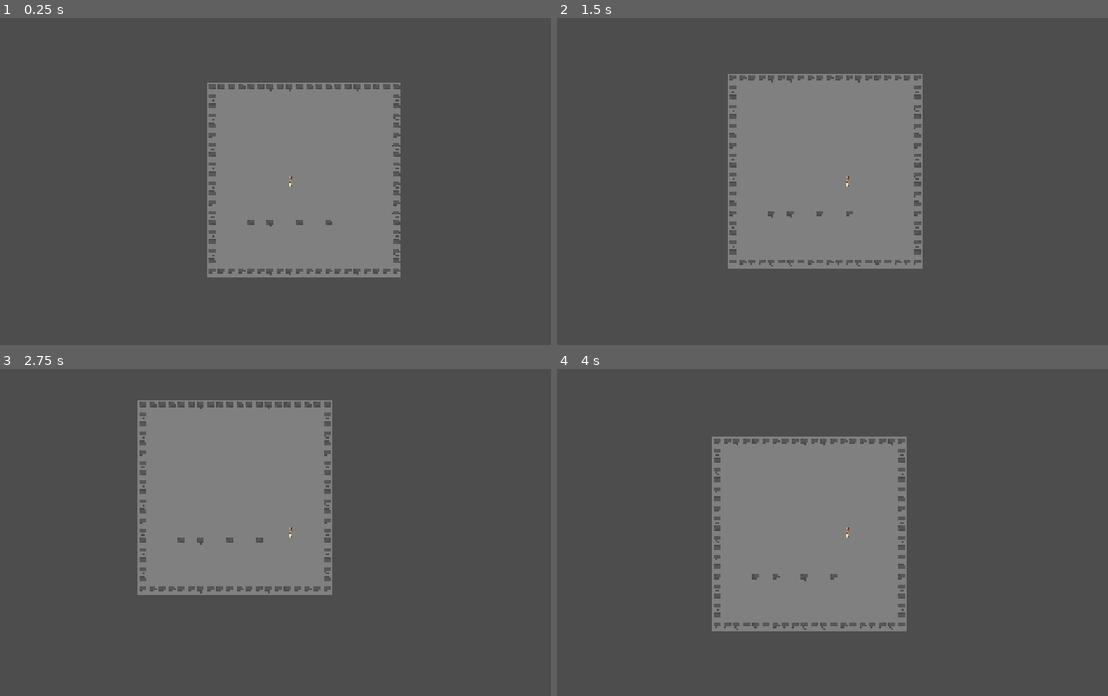
Above: before the commit, frames 1-4 (two rows, left to right).
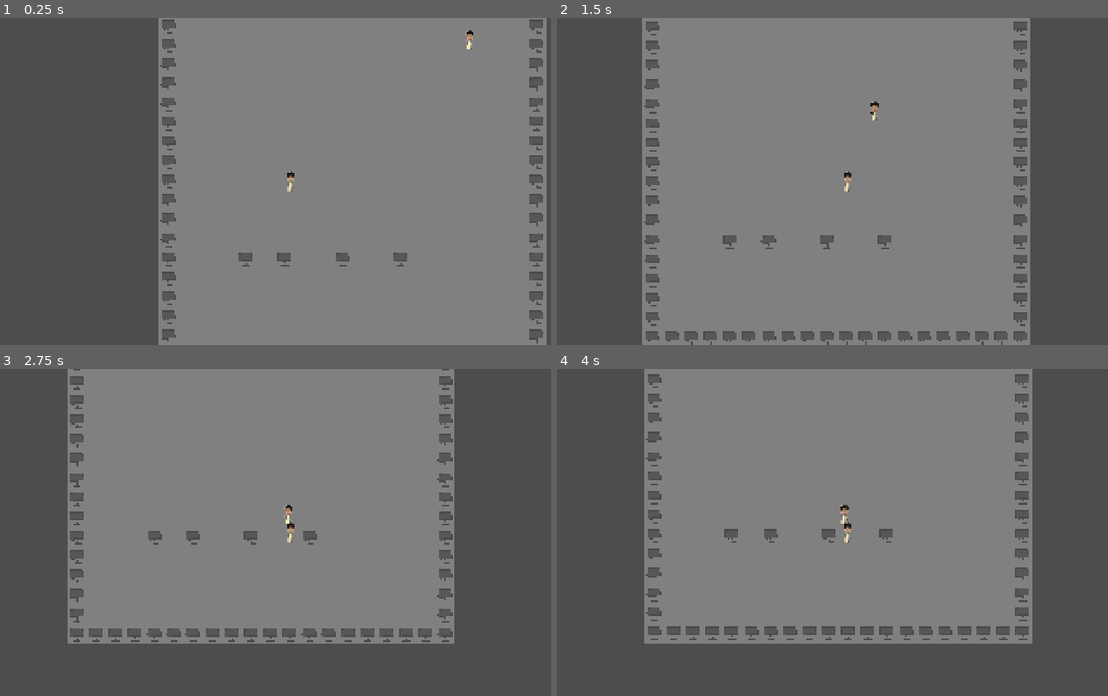
Above: after the commit, the same moments.

Repository: yanli-nyan/sys_battle
Game: Godot game, scene res://scenes/maps/test.tscn
The game is run twice, just before and just after one commit, with the same random seed, the same clock (stepped at 60 frames per second) and the same inputs. Before the commit the project starts from res://map/test.tscn.
Inputs:
- Up to frame 1 (0.25 s): no input
- Up to frame 2 (1.5 s): hold D (move_right) 0.53-1.28 s; hold S (move_down) from 1.28 s (still down)
- Up to frame 3 (2.75 s): release S (move_down) at 2.03 s; hold D (move_right) from 2.03 s (still down)
- Up to frame 4 (4 s): release D (move_right) at 2.78 s; hold W (move_up) 2.78-3.53 s; hold A (move_left) from 3.53 s (still down)

The runs differ from the first frame. In frame 1, 49% of the frame differs, in the area x 28-100%, y 0-100%; in frame 2, 47%; in frame 3, 36%; in frame 4, 37%.

Commit message:
feat:简单鹅企追逐

Diff:
--- a/project.godot
+++ b/project.godot
@@ -11,7 +11,7 @@
 [application]
 
 config/name="sys_battle"
-run/main_scene="res://map/test.tscn"
+run/main_scene="uid://mqoxnhmsf8li"
 config/features=PackedStringArray("4.7", "Mobile")
 config/icon="res://icon.svg"
 
@@ -49,6 +49,13 @@
 
 joypads/emulate_touch_from_mouse=true
 
+[layer_names]
+
+2d_physics/layer_1="World"
+2d_physics/layer_2="Entity_Body"
+2d_physics/layer_3="Hurtbox"
+2d_physics/layer_4="Hitbox"
+
 [physics]
 
 3d/physics_engine="Jolt Physics"
--- /dev/null
+++ b/scenes/characters/ai_controller.gd
@@ -0,0 +1,21 @@
+extends Node2D
+
+@onready var character: CharacterBody2D = get_parent().get_parent()
+var target: CharacterBody2D = null
+
+func _ready() -> void:
+	# 暂时简单粗暴地抓取场景树里的玩家（后续再优化为组检测或动态索敌）
+	target = get_tree().get_first_node_in_group("player")
+
+func _process(_delta: float) -> void:
+	if not character or not is_instance_valid(target):
+		return
+
+	var dist = character.global_position.distance_to(target.global_position)
+
+	# 距离大于 30 像素时向玩家移动，靠近后停下准备攻击
+	if dist > 30.0:
+		var dir = (target.global_position - character.global_position).normalized()
+		character.move_direction = dir
+	else:
+		character.move_direction = Vector2.ZERO
--- a/scenes/characters/base_character.tscn
+++ b/scenes/characters/base_character.tscn
@@ -2,10 +2,15 @@
 
 [ext_resource type="Script" uid="uid://b8budujeuitni" path="res://scenes/characters/character.gd.gd" id="1_svwev"]
 [ext_resource type="Texture2D" uid="uid://be5bl85jgf2l2" path="res://resources/texture/characters/企鹅.png" id="1_ykald"]
-[ext_resource type="Script" uid="uid://cq3dq8fvh6g8p" path="res://scenes/characters/player_controller.gd" id="3_g1bqe"]
 
 [sub_resource type="CircleShape2D" id="CircleShape2D_bjqgx"]
 radius = 15.0
+
+[sub_resource type="CircleShape2D" id="CircleShape2D_8jovo"]
+radius = 15.0
+
+[sub_resource type="CircleShape2D" id="CircleShape2D_uqv50"]
+radius = 20.0
 
 [node name="Character" type="CharacterBody2D" unique_id=742734879]
 script = ExtResource("1_svwev")
@@ -20,7 +25,14 @@
 
 [node name="Brain" type="Node2D" parent="." unique_id=993937848]
 
-[node name="PlayerController" type="Node2D" parent="Brain" unique_id=1863503486]
-script = ExtResource("3_g1bqe")
+[node name="Hurtbox" type="Area2D" parent="." unique_id=539812867]
 
-[node name="Camera2D" type="Camera2D" parent="Brain/PlayerController" unique_id=1823127501]
+[node name="CollisionShape2D" type="CollisionShape2D" parent="Hurtbox" unique_id=208964891]
+shape = SubResource("CircleShape2D_8jovo")
+
+[node name="HitboxPivot" type="Node2D" parent="." unique_id=869762600]
+
+[node name="Hitbox" type="Area2D" parent="HitboxPivot" unique_id=1839034067]
+
+[node name="CollisionShape2D" type="CollisionShape2D" parent="HitboxPivot/Hitbox" unique_id=1168232479]
+shape = SubResource("CircleShape2D_uqv50")
--- /dev/null
+++ b/scenes/maps/ai_controller.gd
@@ -0,0 +1,21 @@
+extends Node2D
+
+@onready var character: CharacterBody2D = get_parent().get_parent()
+var target: CharacterBody2D = null
+
+func _ready() -> void:
+	# 暂时简单粗暴地抓取场景树里的玩家（后续再优化为组检测或动态索敌）
+	target = get_tree().get_first_node_in_group("player")
+
+func _process(_delta: float) -> void:
+	if not character or not is_instance_valid(target):
+		return
+
+	var dist = character.global_position.distance_to(target.global_position)
+
+	# 距离大于 30 像素时向玩家移动，靠近后停下准备攻击
+	if dist > 30.0:
+		var dir = (target.global_position - character.global_position).normalized()
+		character.move_direction = dir
+	else:
+		character.move_direction = Vector2.ZERO
--- /dev/null
+++ b/scenes/maps/player_controller.gd
@@ -0,0 +1,23 @@
+extends Node2D
+
+@onready var character: CharacterBody2D = get_parent().get_parent()
+
+# 虚拟摇杆等移动端 UI 注入的方向向量（无触控时保持 Vector2.ZERO）
+var touch_vector: Vector2 = Vector2.ZERO
+
+func _process(_delta: float) -> void:
+	if not character:
+		return
+
+	# 1. 读取 PC 端（键盘 / 物理手柄）输入
+	var keyboard_vector: Vector2 = Input.get_vector(
+		"move_left", "move_right", "move_up", "move_down"
+	)
+
+	# 2. 混合 PC 输入与移动端触控输入（谁有输入就以谁为主）
+	var final_vector: Vector2 = keyboard_vector
+	if touch_vector.length_squared() > 0.0:
+		final_vector = touch_vector
+
+	# 3. 注入给 Character 身体
+	character.move_direction = final_vector
--- a/map/test.tscn
+++ b/scenes/maps/test.tscn
@@ -2,6 +2,8 @@
 
 [ext_resource type="Texture2D" uid="uid://buykpculrnqud" path="res://resources/texture/environment/Ground.png" id="1_03h0k"]
 [ext_resource type="PackedScene" uid="uid://dsflvcbstfvo0" path="res://scenes/characters/base_character.tscn" id="2_ipji2"]
+[ext_resource type="Script" uid="uid://dk5i8tywiogax" path="res://scenes/maps/ai_controller.gd" id="3_0jfhv"]
+[ext_resource type="Script" uid="uid://dybnd74rebqda" path="res://scenes/maps/player_controller.gd" id="3_dlq7p"]
 
 [sub_resource type="TileSetAtlasSource" id="TileSetAtlasSource_4pyfg"]
 texture = ExtResource("1_03h0k")
@@ -167,5 +169,20 @@
 tile_map_data = PackedByteArray("AAAAAAAAAAAAAAQAAAAAAAEAAAAAAAQAAAAAAAIAAAAAAAQAAAAAAAMAAAAAAAQAAAAAAAQAAAAAAAQAAAAAAA …(1200 unchanged characters)…
 tile_set = SubResource("TileSet_8jovo")
 
-[node name="Character" parent="." unique_id=742734879 instance=ExtResource("2_ipji2")]
-position = Vector2(275, 325)
+[node name="player" parent="." unique_id=742734879 groups=["player"] instance=ExtResource("2_ipji2")]
+position = Vector2(218, 335)
+
+[node name="PlayerController" type="Node2D" parent="player/Brain" parent_id_path=PackedInt32Array(742734879, 993937848) index="0" unique_id=1441264948]
+script = ExtResource("3_dlq7p")
+
+[node name="Camera2D" type="Camera2D" parent="player/Brain/PlayerController" unique_id=1829308734]
+zoom = Vector2(2, 2)
+
+[node name="enemy" parent="." unique_id=104451495 instance=ExtResource("2_ipji2")]
+position = Vector2(543, 78)
+
+[node name="AIController" type="Node2D" parent="enemy/Brain" parent_id_path=PackedInt32Array(104451495, 993937848) index="0" unique_id=1370875274]
+script = ExtResource("3_0jfhv")
+
+[editable path="player"]
+[editable path="enemy"]
Not shown, added: export_presets.cfg
Not shown, added: scenes/characters/ai_controller.gd.uid
Renamed: map/TouchControls.gd -> scenes/maps/TouchControls.gd
Renamed: map/TouchControls.gd.uid -> scenes/maps/TouchControls.gd.uid
Not shown, added: scenes/maps/ai_controller.gd.uid
Not shown, added: scenes/maps/player_controller.gd.uid
